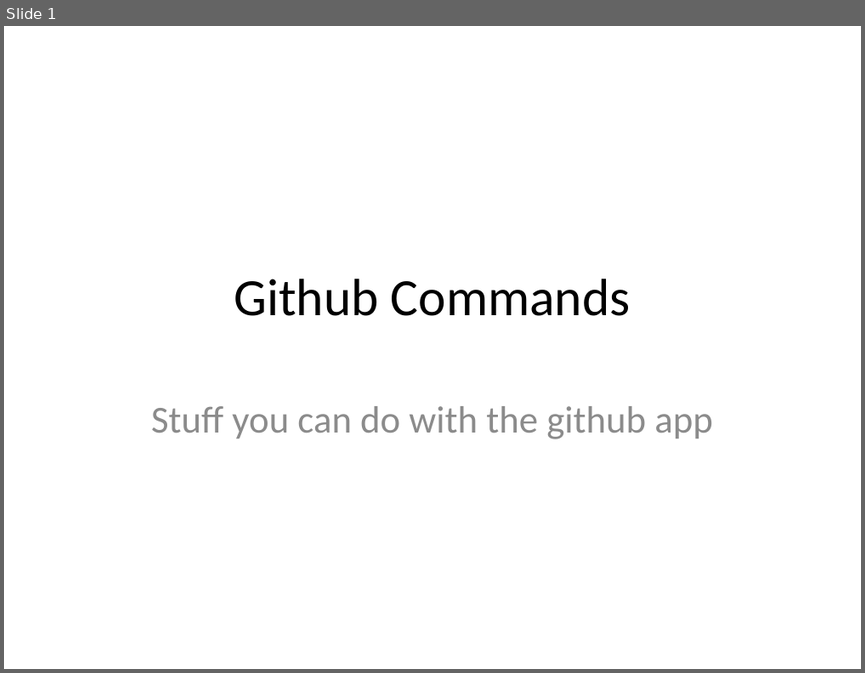
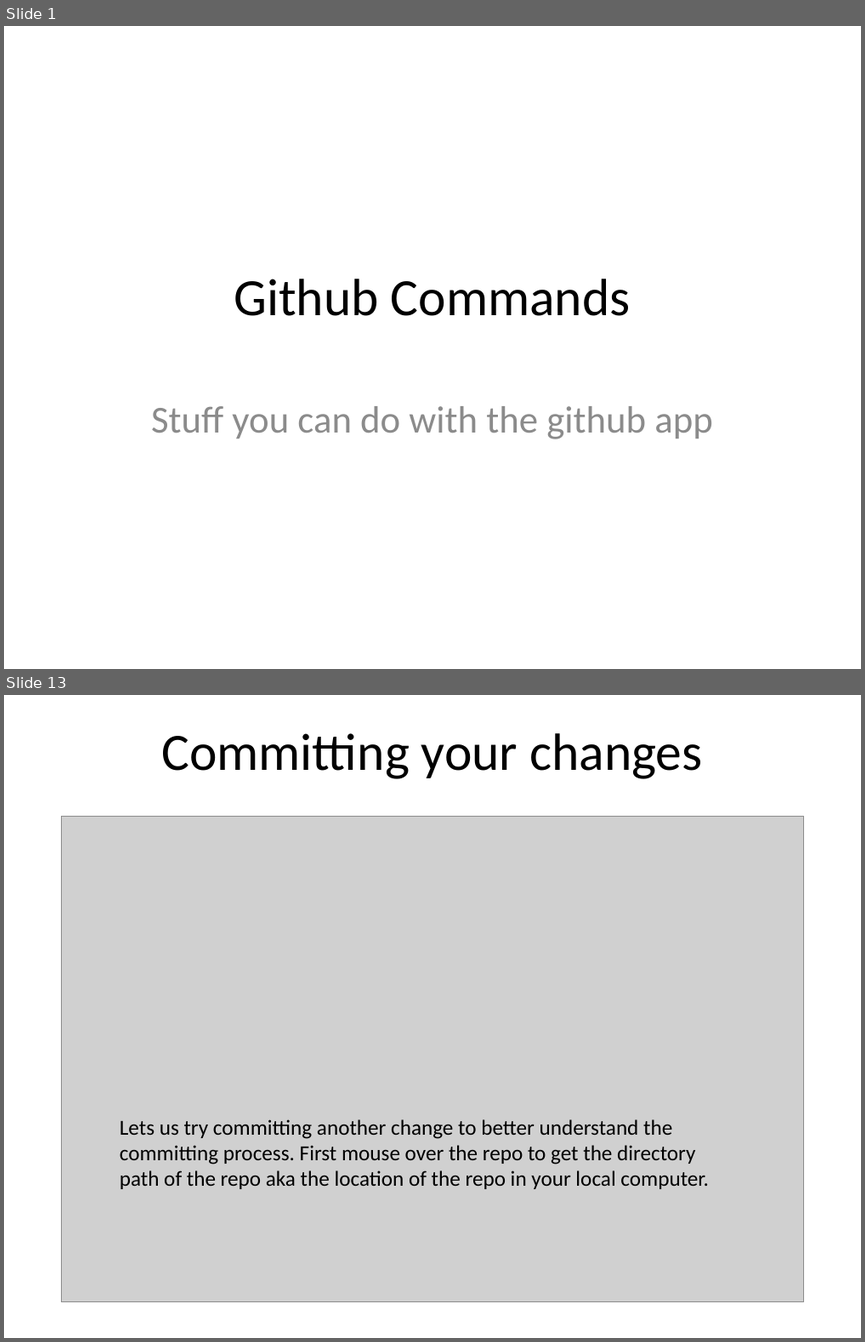
Before and after one commit to JaceTan/programming-notes, a slide deck: Github Commands.pptx. Shown one above the other, each under a label of ours: slide 1 before the commit, slides 1 and 13 after it; the slides between them are not shown. The pictures are 865x673 and 865x1342 pixels, drawn with LibreOffice and Linux fonts; fonts in the diff are those of the drawing; grey boxes stand for pictures. Boxes give left, top, right and bottom in pixels: in the first picture for what was removed or moved away, otherwise in the second. Text is boxed around its words. In the diff, an @@ line names an element or a change of style, - is before the commit and + after.

```diff
--- a/Github Commands.pptx
+++ b/Github Commands.pptx
@@ slide 13 added at (4, 695, 861, 1338), background #FFFFFF @@
@@ title added at (161, 733, 702, 779), 44 pt, text #000000 @@
+Committing your changes
@@ picture added at (62, 817, 804, 1303) @@
@@ text added at (120, 1119, 709, 1189), 18 pt, text #000000 @@
+Lets us try committing another change to better understand the committing process. First mouse over the repo to get the directory path of the repo aka the location of the repo in your local computer.
```
Also in this commit, not shown: 31 other slides added, 4 slides removed.
